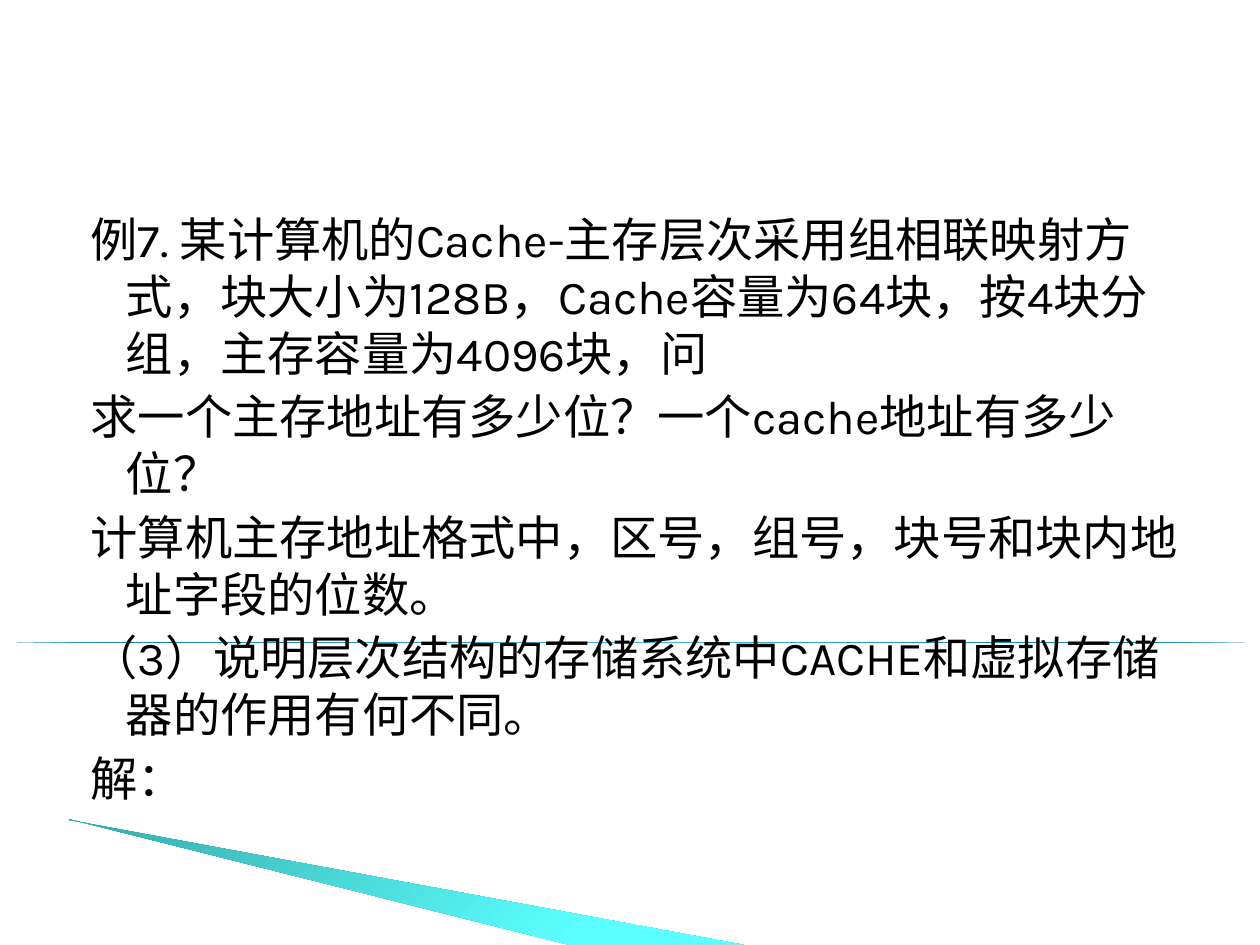
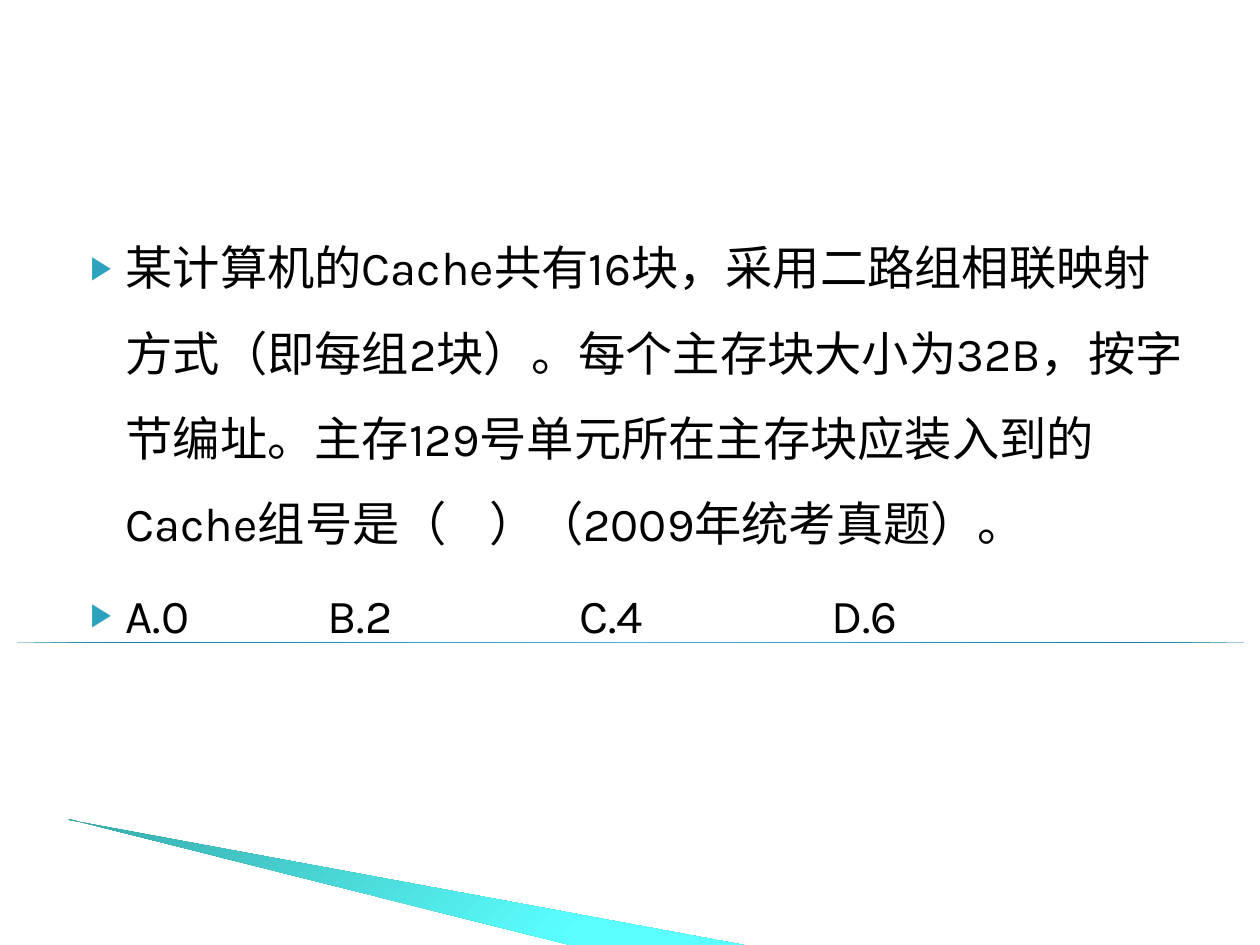
Before and after one commit to edu2act/course-computer-organization, a slide deck: slide 29 of materials/slides/chapter_5_03.ppt. Drawn at 1260x945 pixels with LibreOffice and Linux fonts; fonts in the diff are those of the drawing; background and template pictures are left out. Boxes give left, top, right and bottom in pixels: in the first picture for what was removed or moved away, otherwise in the second. Text is boxed around its words. In the diff, an @@ line names an element or a change of style, - is before the commit and + after.

```diff
--- a/materials/slides/chapter_5_03.ppt
+++ b/materials/slides/chapter_5_03.ppt
@@ text at [126, 245, 1183, 643]: text changed @@
-例7. 某计算机的Cache-主存层次采用组相联映射方式，块大小为128B，Cache容量为64块，按4块分组，主存容量为4096块，问
-求一个主存地址有多少位？一个cache地址有多少位？
-计算机主存地址格式中，区号，组号，块号和块内地址字段的位数。
-（3）说明层次结构的存储系统中CACHE和虚拟存储器的作用有何不同。
-解：
+▶ 某计算机的Cache共有16块，采用二路组相联映射方式（即每组2块）。每个主存块大小为32B，按字节编址。主存129号单元所在主存块应装入到的Cache组号是（ ）（2009年统考真题）。
+▶ A.0 B.2 C.4 D.6
```
Also in this commit, not shown: 26 other slides changed, 9 slides added, 7 slides removed, 16 other files.
